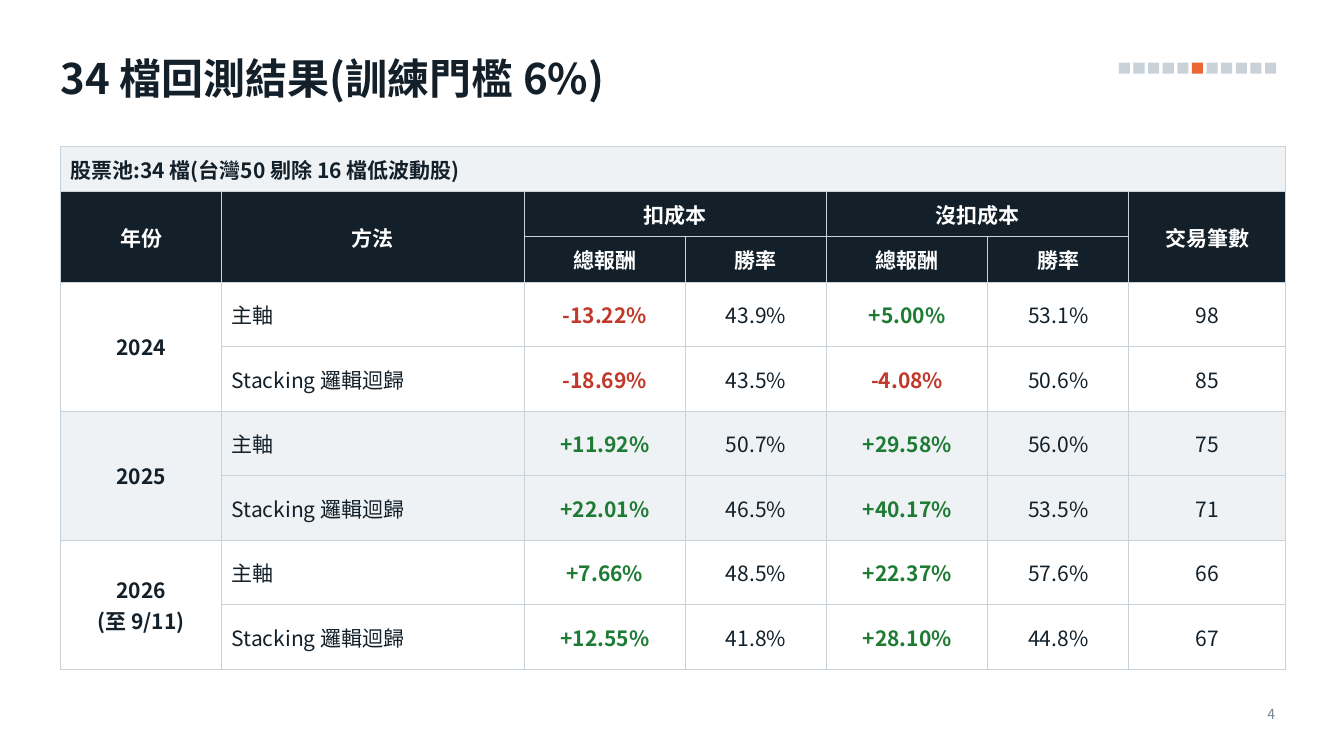
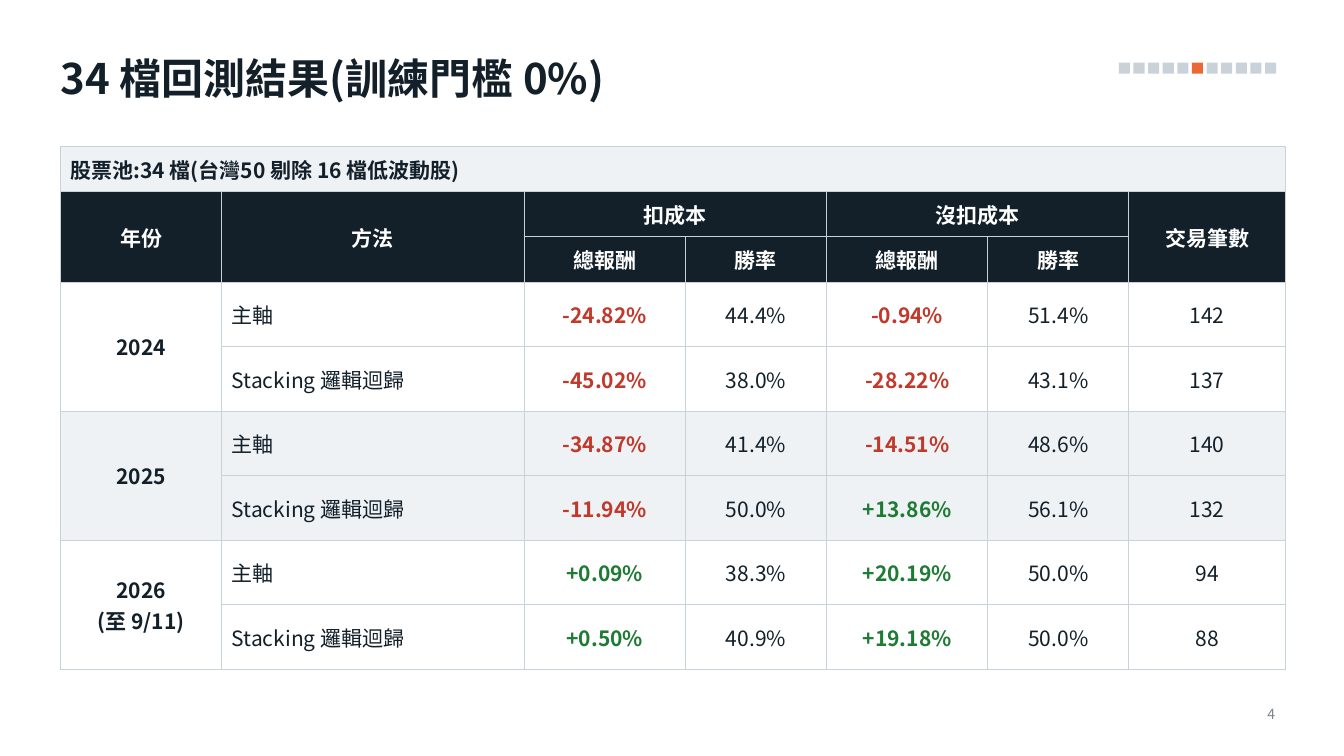
Before and after one commit to alextixu/fcukproject, a slide deck: slide 4 of method_kline_peak/report/kline_peak_report.pptx. Drawn at 1344x756 pixels with LibreOffice and Linux fonts; fonts in the diff are those of the drawing. Boxes give left, top, right and bottom in pixels: in the first picture for what was removed or moved away, otherwise in the second. Text is boxed around its words. In the diff, an @@ line names an element or a change of style, - is before the commit and + after.

```diff
--- a/method_kline_peak/report/kline_peak_report.pptx
+++ b/method_kline_peak/report/kline_peak_report.pptx
@@ title at bbox=[60, 58, 604, 103]: text changed @@
-34 檔回測結果(訓練門檻 6%)
+34 檔回測結果(訓練門檻 0%)
@@ table at bbox=[60, 146, 1286, 655] @@
-row 4: 2024 | 主軸 | -13.22% | 43.9% | +5.00% | 53.1% | 98
+row 4: 2024 | 主軸 | -24.82% | 44.4% | -0.94% | 51.4% | 142
-row 5:  | Stacking 邏輯迴歸 | -18.69% | 43.5% | -4.08% | 50.6% | 85
+row 5:  | Stacking 邏輯迴歸 | -45.02% | 38.0% | -28.22% | 43.1% | 137
-row 6: 2025 | 主軸 | +11.92% | 50.7% | +29.58% | 56.0% | 75
+row 6: 2025 | 主軸 | -34.87% | 41.4% | -14.51% | 48.6% | 140
-row 7:  | Stacking 邏輯迴歸 | +22.01% | 46.5% | +40.17% | 53.5% | 71
+row 7:  | Stacking 邏輯迴歸 | -11.94% | 50.0% | +13.86% | 56.1% | 132
-row 8: 2026 / (至 9/11) | 主軸 | +7.66% | 48.5% | +22.37% | 57.6% | 66
+row 8: 2026 / (至 9/11) | 主軸 | +0.09% | 38.3% | +20.19% | 50.0% | 94
-row 9:  | Stacking 邏輯迴歸 | +12.55% | 41.8% | +28.10% | 44.8% | 67
+row 9:  | Stacking 邏輯迴歸 | +0.50% | 40.9% | +19.18% | 50.0% | 88
```
Also in this commit, not shown: 1 other slide changed, 1 other file.
